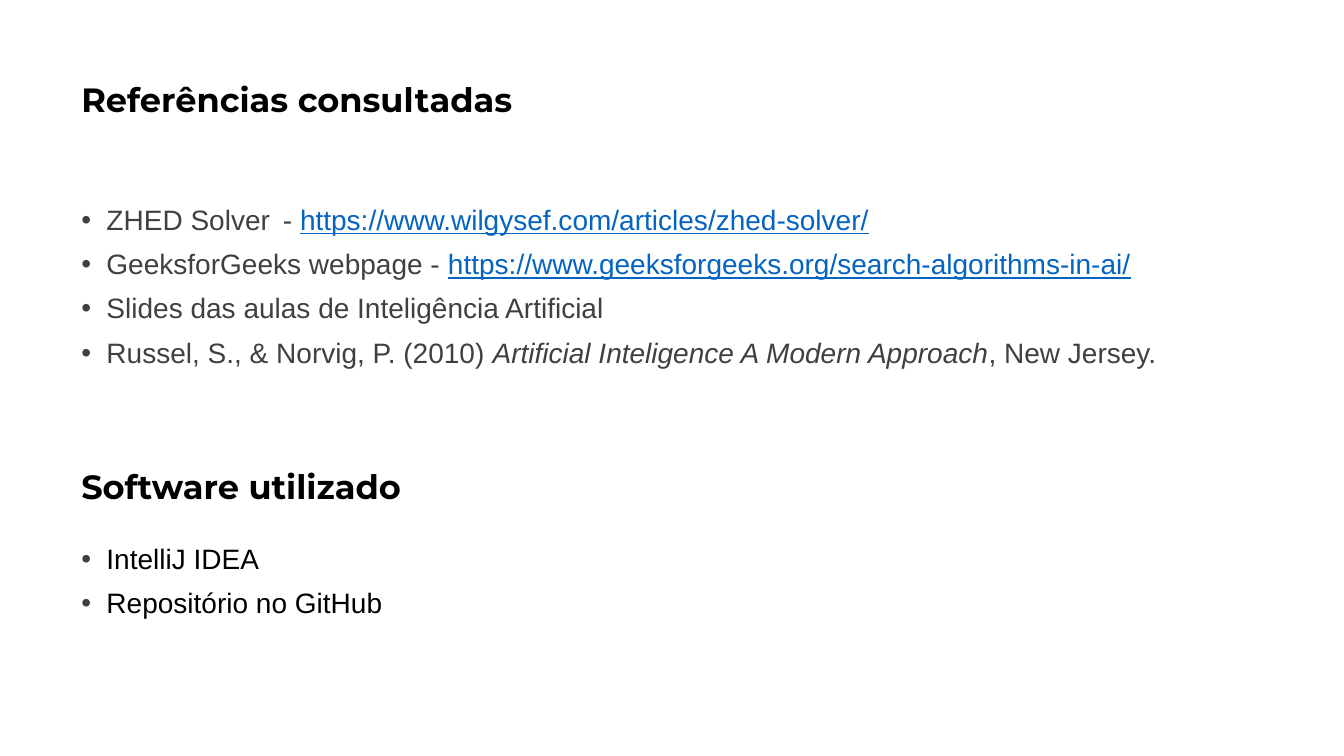
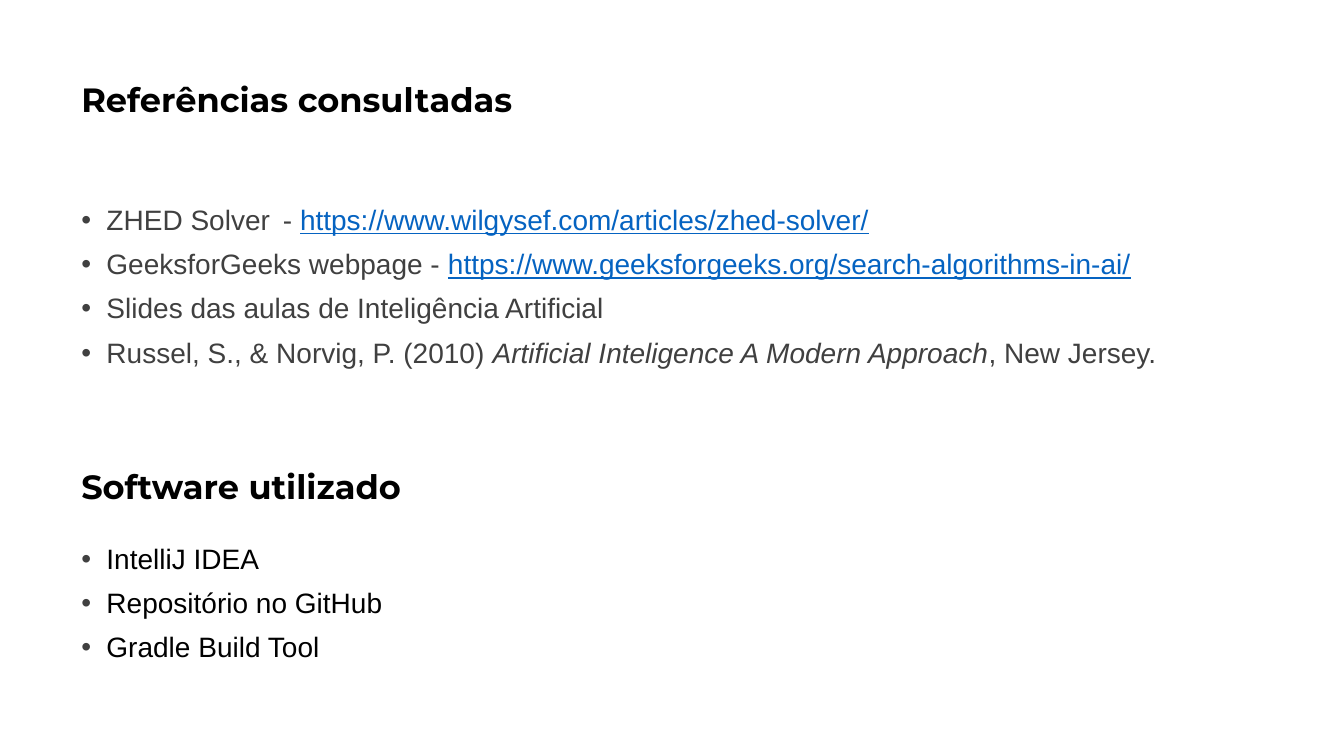
Before and after one commit to matheusPereiraG/IART, a slide deck: slide 9 of FEUP.pptx. Drawn at 1344x756 pixels with LibreOffice and Linux fonts; fonts in the diff are those of the drawing. Boxes give left, top, right and bottom in pixels: in the first picture for what was removed or moved away, otherwise in the second. Text is boxed around its words. In the diff, an @@ line names an element or a change of style, - is before the commit and + after.

```diff
--- a/FEUP.pptx
+++ b/FEUP.pptx
@@ text at [106,636,319,658]: paragraph added @@
+• Gradle Build Tool
```
Also in this commit, not shown: 3 other slides changed.
